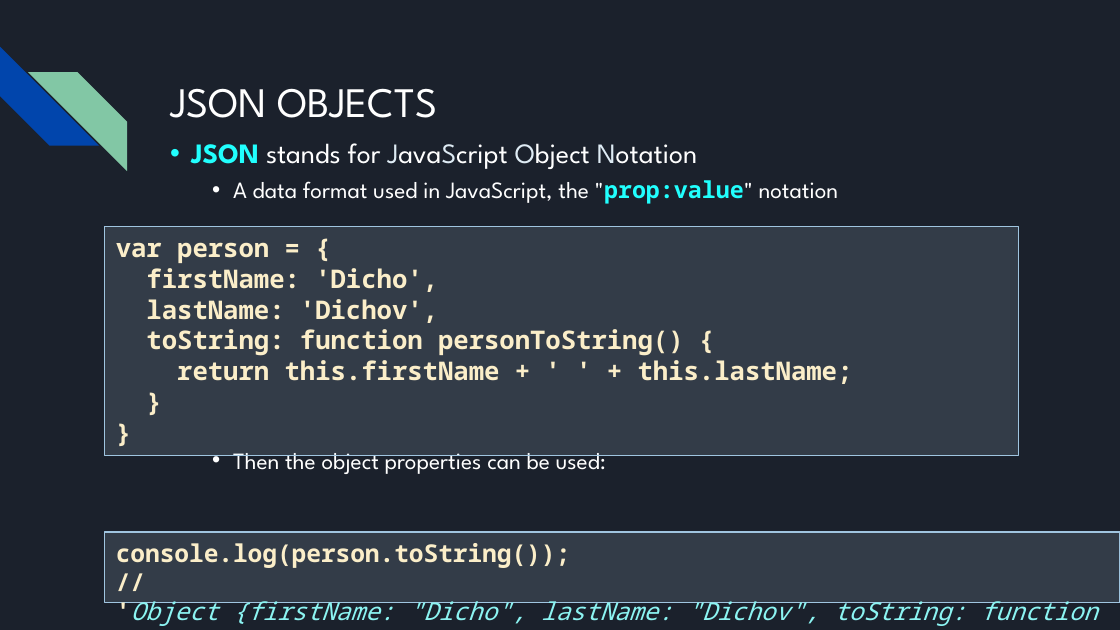
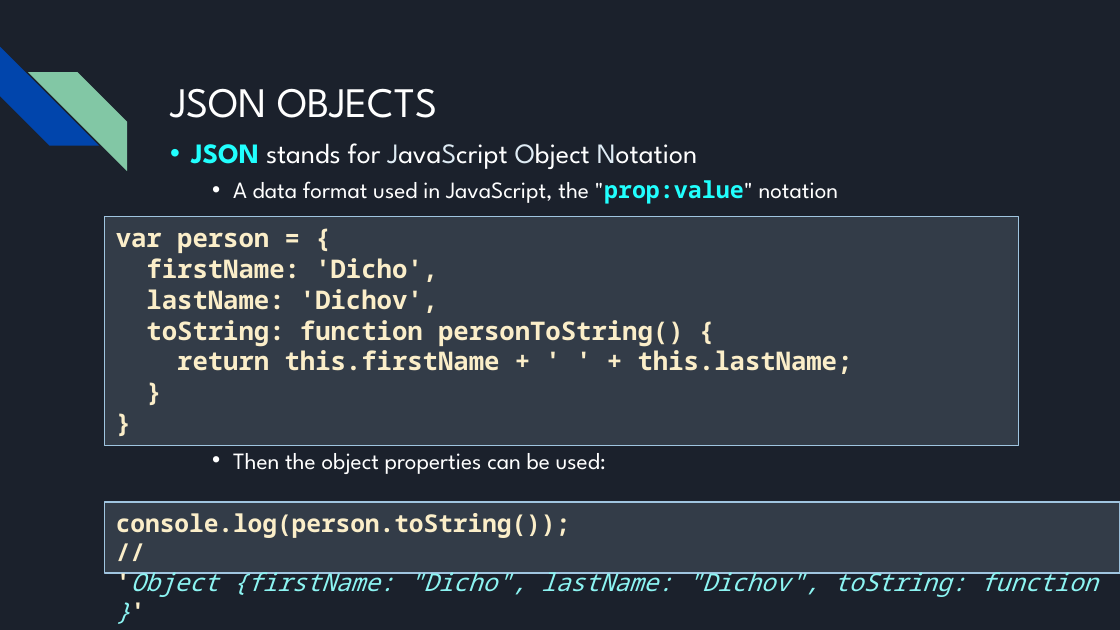
Before and after one commit to bulhard/Javascript-Programming-2022, a slide deck: slide 53 of Presentations/05 Javascript functions and objects.pptx. Drawn at 1120x630 pixels with LibreOffice and Linux fonts; fonts in the diff are those of the drawing. Boxes give left, top, right and bottom in pixels: in the first picture for what was removed or moved away, otherwise in the second. Text is boxed around its words. In the diff, an @@ line names an element or a change of style, - is before the commit and + after.

```diff
--- a/Presentations/05 Javascript functions and objects.pptx
+++ b/Presentations/05 Javascript functions and objects.pptx
@@ rectangle "var person = {": place and size @@
-rectangle "var person = {" at bbox=[104, 226, 1018, 455]
+rectangle "var person = {" at bbox=[104, 216, 1018, 445]
@@ rectangle "console.log(person.toString());": place and size @@
-rectangle "console.log(person.toString());" at bbox=[104, 532, 1120, 603]
+rectangle "console.log(person.toString());" at bbox=[104, 502, 1120, 572]
```
Also in this commit, not shown: 5 other slides changed, 25 other files.
